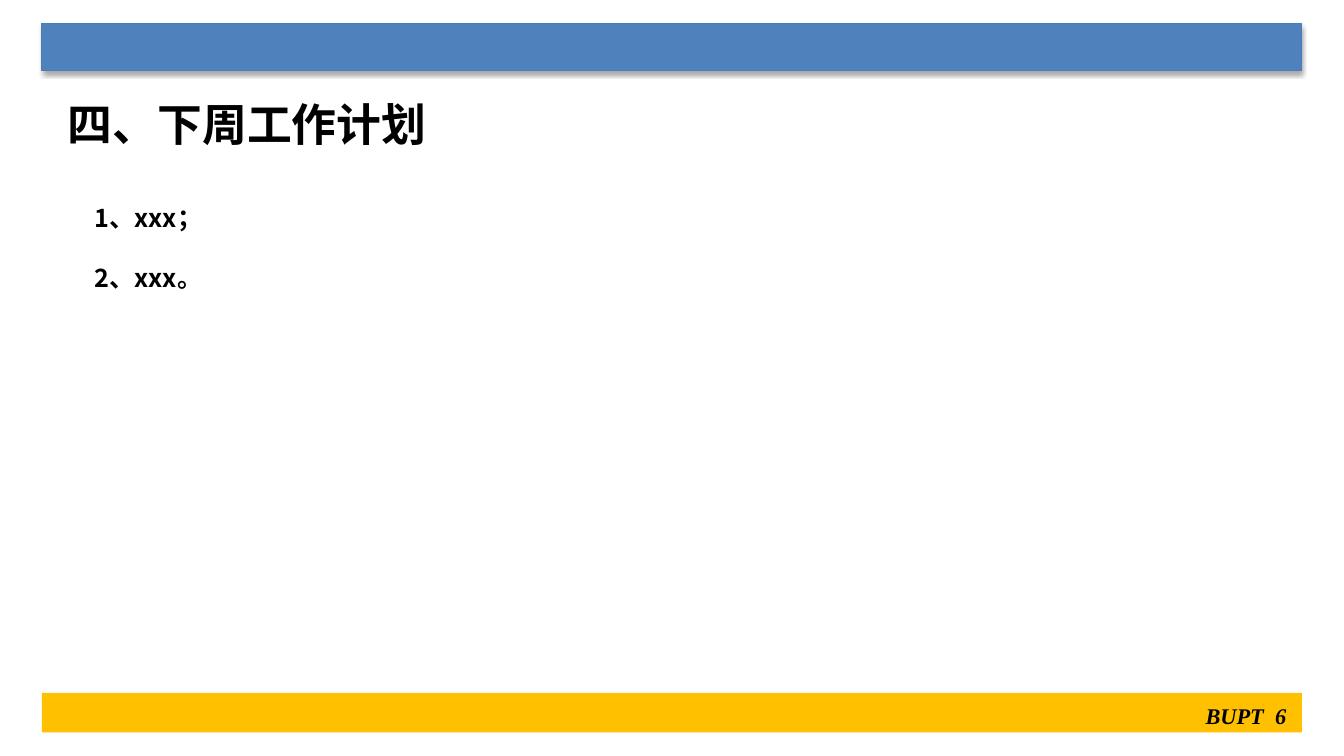
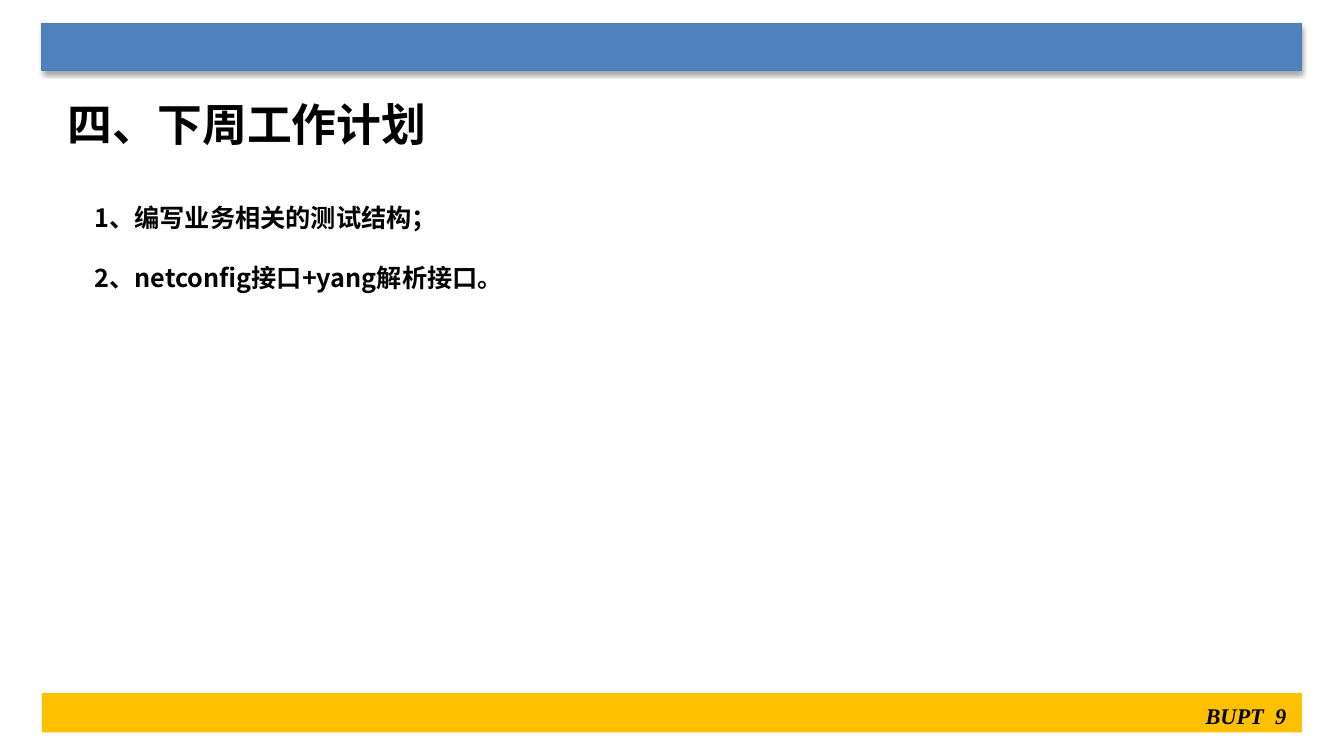
Before and after one commit to Yos6969/doc, a slide deck: slide 9 of SDN/联通-接入网统一管控系统--XXX.pptx (slide 6 before the commit). Drawn at 1344x756 pixels with LibreOffice and Linux fonts; fonts in the diff are those of the drawing. Boxes give left, top, right and bottom in pixels: in the first picture for what was removed or moved away, otherwise in the second. Text is boxed around its words. In the diff, an @@ line names an element or a change of style, - is before the commit and + after.

```diff
--- a/SDN/联通-接入网统一管控系统--XXX.pptx
+++ b/SDN/联通-接入网统一管控系统--XXX.pptx
@@ text at bbox=[94, 205, 502, 293]: text changed @@
-1、xxx；
-2、xxx。
+1、编写业务相关的测试结构；
+2、netconfig接口+yang解析接口。
@@ page number at bbox=[1206, 709, 1286, 725]: text changed @@
-BUPT 6
+BUPT 9
```
Also in this commit, not shown: 4 other slides changed, 3 slides added, 8 other files.
